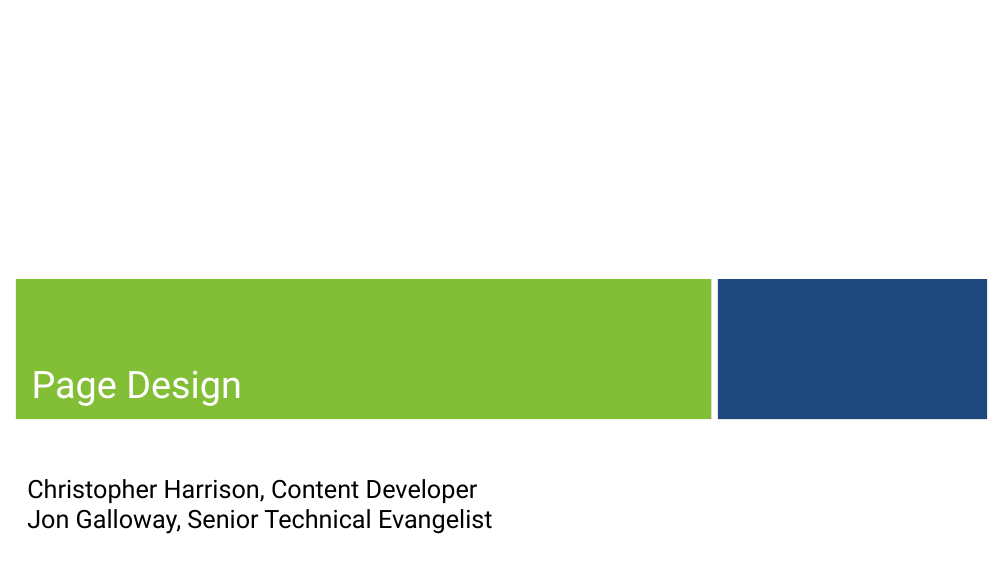
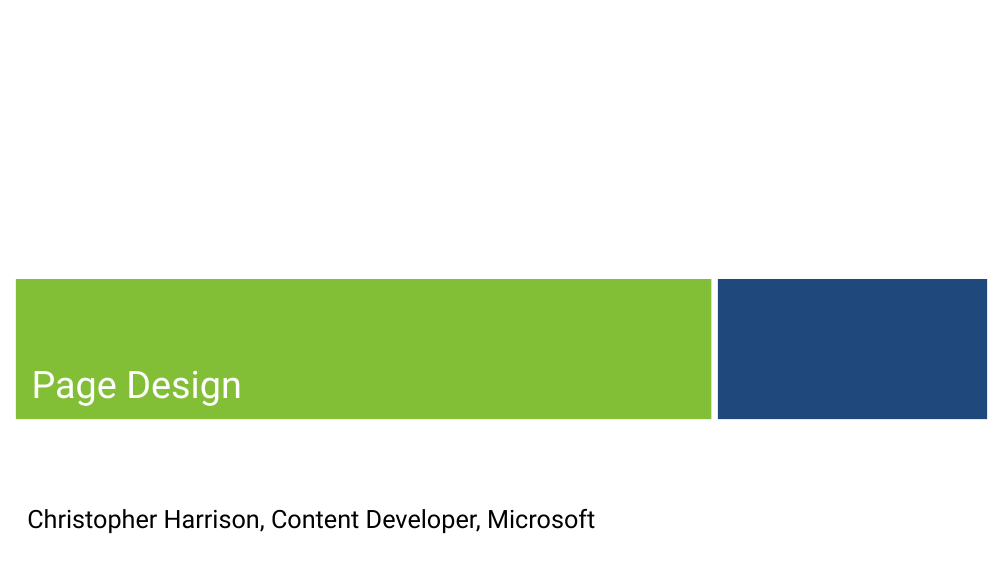
Before and after one commit to zmy/Bootstrap-edX, a slide deck: slide 1 of Slides/Week 1 - Part 2 - Page layout.pptx. Drawn at 1008x567 pixels with LibreOffice and Linux fonts; fonts in the diff are those of the drawing; background and template pictures are left out. Boxes give left, top, right and bottom in pixels: in the first picture for what was removed or moved away, otherwise in the second. Text is boxed around its words. In the diff, an @@ line names an element or a change of style, - is before the commit and + after.

```diff
--- a/Slides/Week 1 - Part 2 - Page layout.pptx
+++ b/Slides/Week 1 - Part 2 - Page layout.pptx
@@ subtitle at (27,509,595,533): text changed @@
-Christopher Harrison, Content Developer
-Jon Galloway, Senior Technical Evangelist
+Christopher Harrison, Content Developer, Microsoft
```
Also in this commit, not shown: 1 other slide changed, 1 other file.
